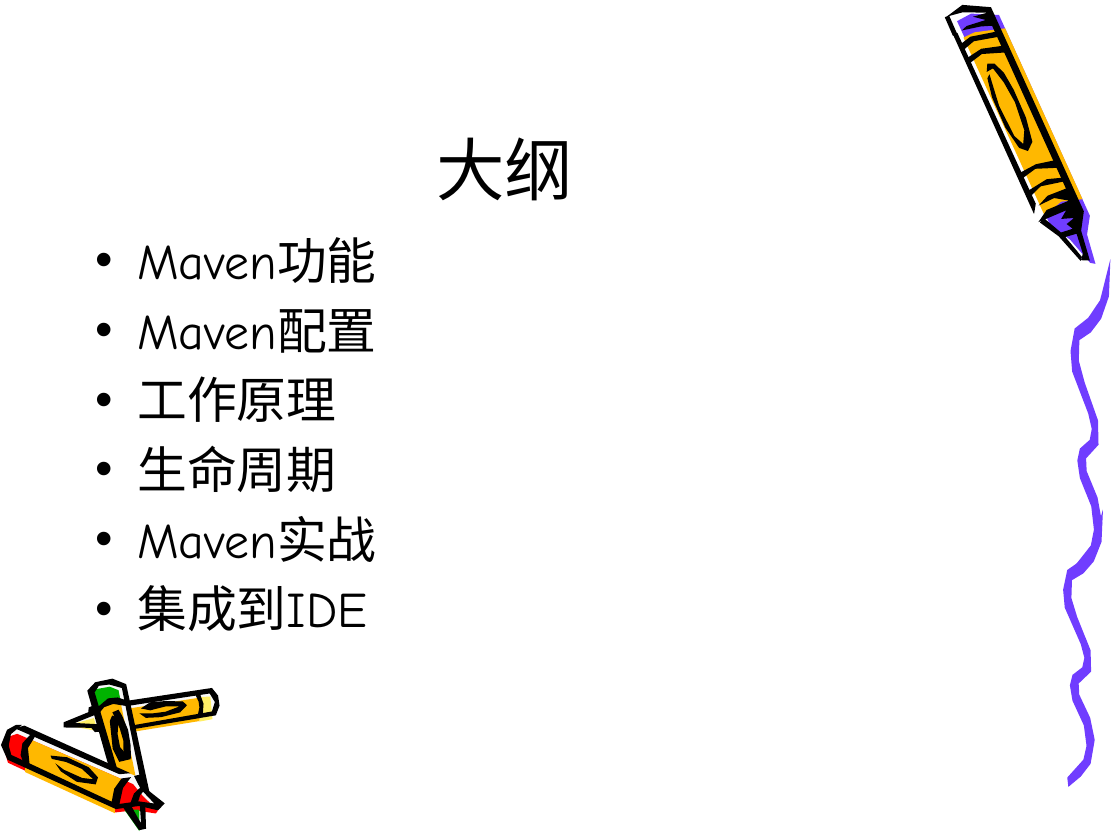
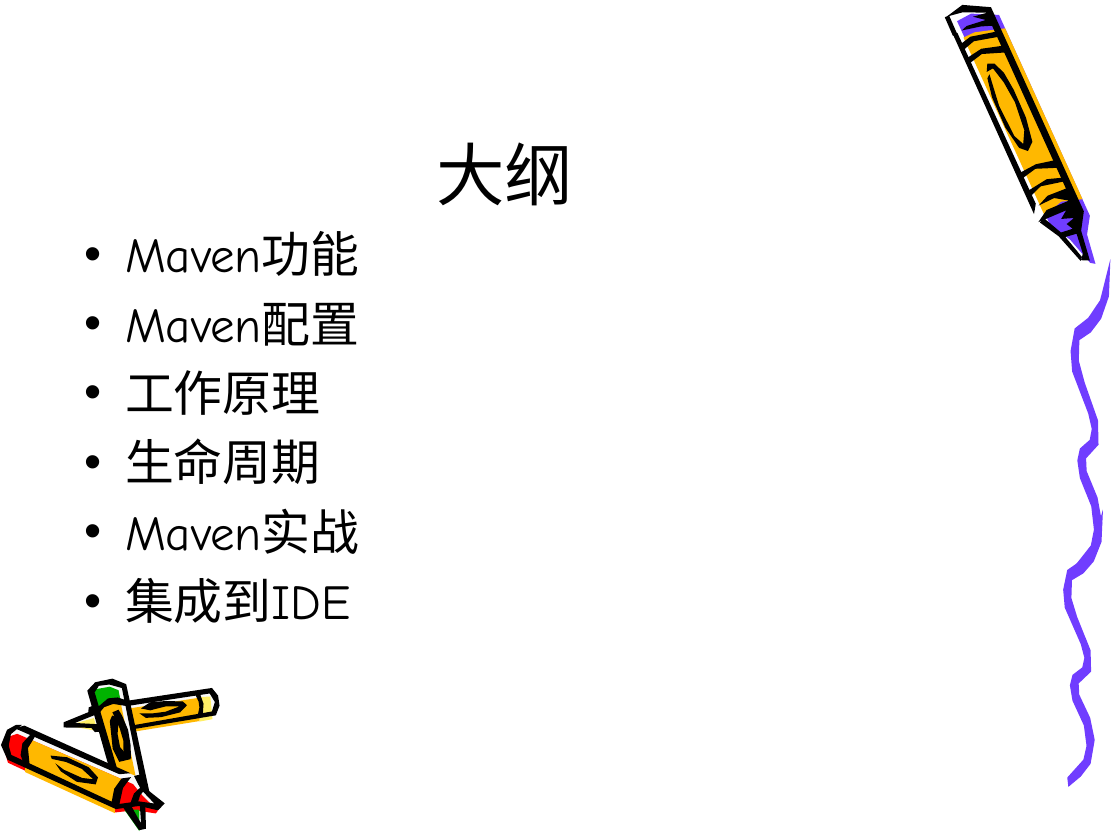
Before and after one commit to yanshuai/yanshuai.github.io, a slide deck: slide 2 of data/maven.pptx. Drawn at 1120x840 pixels with LibreOffice and Linux fonts; fonts in the diff are those of the drawing. Boxes give left, top, right and bottom in pixels: in the first picture for what was removed or moved away, otherwise in the second. Text is boxed around its words. In the diff, an @@ line names an element or a change of style, - is before the commit and + after.

```diff
--- a/data/maven.pptx
+++ b/data/maven.pptx
@@ title "大纲": place and size @@
-title "大纲" at bbox=[436, 137, 573, 201]
+title "大纲" at bbox=[436, 142, 573, 206]
@@ text "Maven功能" at bbox=[125, 231, 359, 623]: size 32 to 31.4 pt; indent changed @@
```
Also in this commit, not shown: 10 other slides changed, 2 other files.
